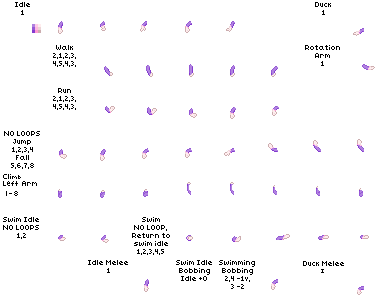
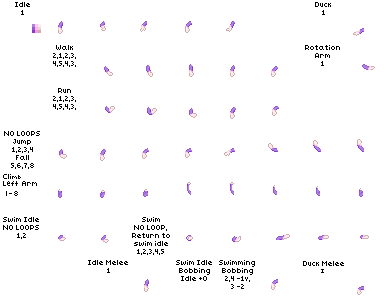
Layers edited between the first and the second 387px x 301px image:
painted on "lining" over (106, 70, 275, 73)
painted on "sock" over (106, 70, 275, 76)
